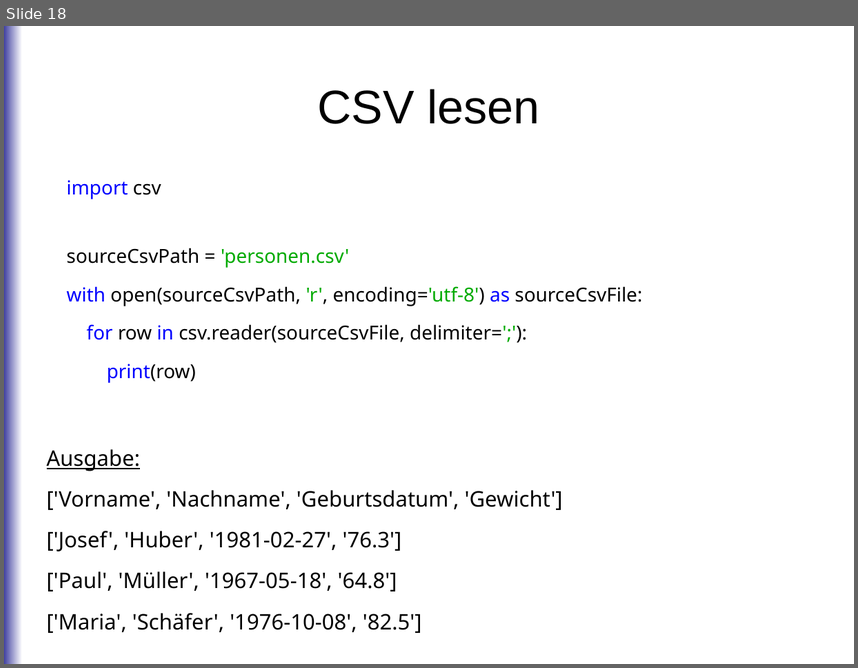
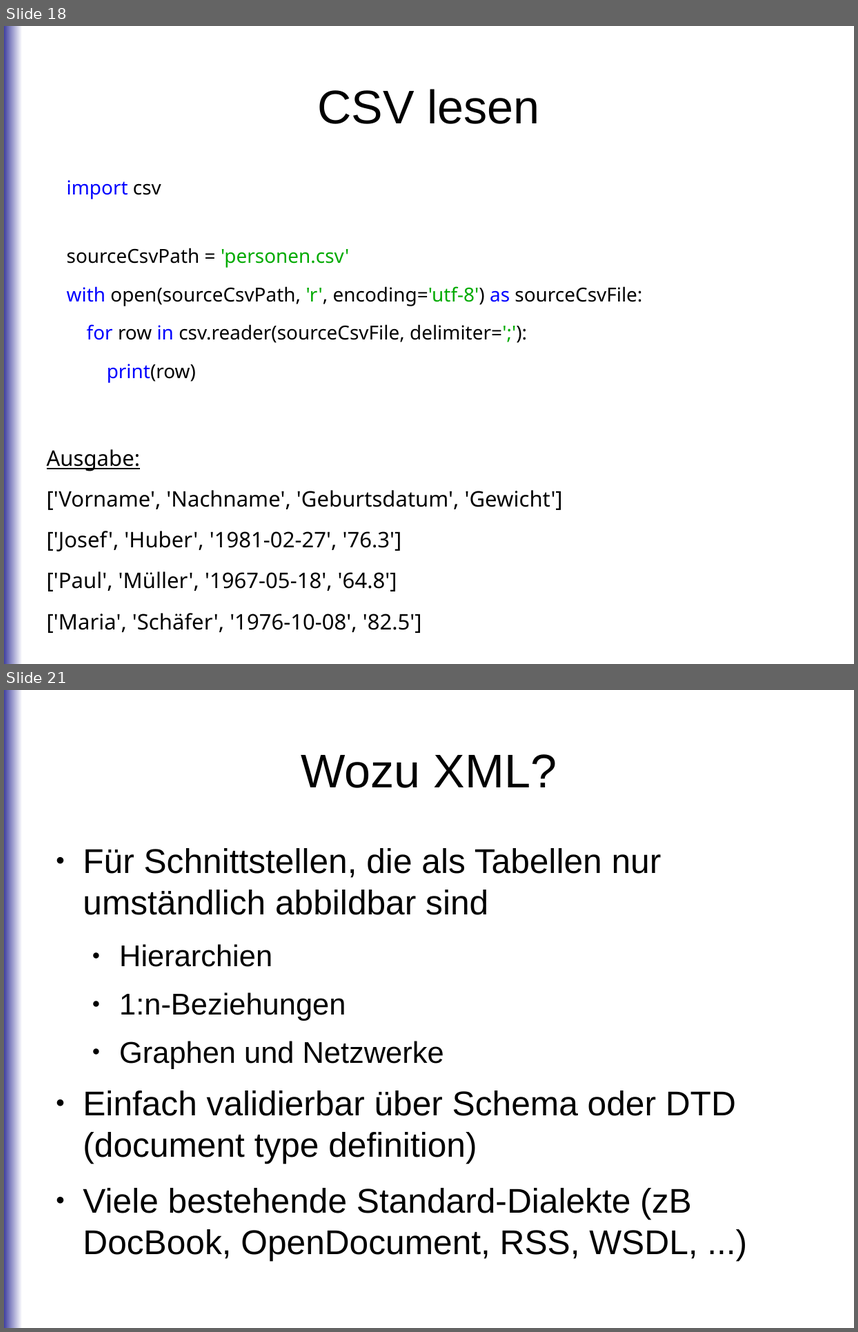
Before and after one commit to roskakori/talks, a slide deck: pygraz/readwrite/Daten schreiben und lesen mit Python.odp. Shown one above the other, each under a label of ours: slide 18 before the commit, slides 18 and 21 after it; the slides between them are not shown. The pictures are 858x668 and 858x1332 pixels, drawn with LibreOffice and Linux fonts; fonts in the diff are those of the drawing. Boxes give left, top, right and bottom in pixels: in the first picture for what was removed or moved away, otherwise in the second. Text is boxed around its words. In the diff, an @@ line names an element or a change of style, - is before the commit and + after.

```diff
--- a/pygraz/readwrite/Daten schreiben und lesen mit Python.odp
+++ b/pygraz/readwrite/Daten schreiben und lesen mit Python.odp
@@ slide 21 added at box(4, 690, 854, 1328), background #FFFFFF; not listed: 1 template element that a slide beside it also shows @@
@@ title added at box(301, 754, 557, 788), 44 pt, text #000000 @@
+Wozu XML?
@@ text added at box(83, 848, 736, 1260), 32 pt, text #000000 @@
+● Für Schnittstellen, die als Tabellen nur umständlich abbildbar sind
+  ● Hierarchien
+  ● 1:n-Beziehungen
+  ● Graphen und Netzwerke
+● Einfach validierbar über Schema oder DTD (document type definition)
+● Viele bestehende Standard-Dialekte (zB DocBook, OpenDocument, RSS, WSDL, ...)
```
Also in this commit, not shown: 27 other slides added, 1 other file.
